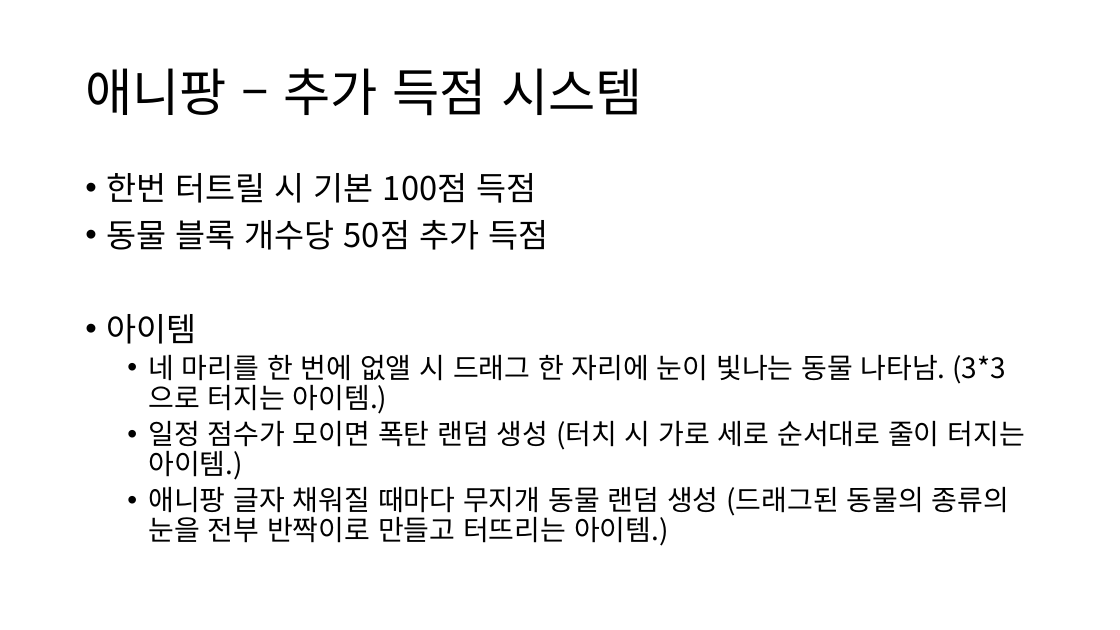
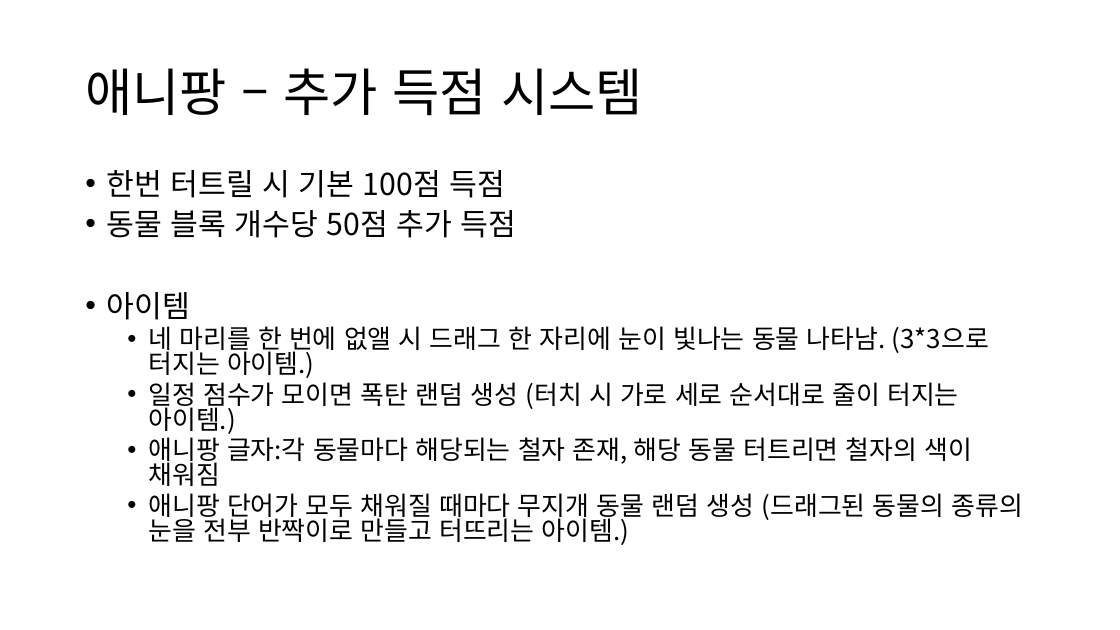
Before and after one commit to Jun1188/WinAPI_Game_20250714, a slide deck: slide 7 of 애니팡 모작 (1).pptx. Drawn at 1120x630 pixels with LibreOffice and Linux fonts; fonts in the diff are those of the drawing. Boxes give left, top, right and bottom in pixels: in the first picture for what was removed or moved away, otherwise in the second. Text is boxed around its words. In the diff, an @@ line names an element or a change of style, - is before the commit and + after.

```diff
--- a/애니팡 모작 (1).pptx
+++ b/애니팡 모작 (1).pptx
@@ text at [106, 170, 989, 434]: size 28 to 25.9 pt in "한번 터트릴 시 기본 100점 득점", "동물 블록 개수당 50점 추가 득점", "아이템"; size 24 to 22.2 pt in "네 마리를 한 번에 없앨 시 드래그 ...", "일정 점수가 모이면 폭탄 랜덤 생성 (터치 ..."; line spacing 0.9 to 0.8 @@
@@ text at [148, 433, 1023, 545]: text changed; size 24 to 22.2 pt @@
-  • 애니팡 글자 채워질 때마다 무지개 동물 랜덤 생성 (드래그된 동물의 종류의 눈을 전부 반짝이로 만들고 터뜨리는 아이템.)
+  • 애니팡 글자:각 동물마다 해당되는 철자 존재, 해당 동물 터트리면 철자의 색이 채워짐
+  • 애니팡 단어가 모두 채워질 때마다 무지개 동물 랜덤 생성 (드래그된 동물의 종류의 눈을 전부 반짝이로 만들고 터뜨리는 아이템.)
```
Also in this commit, not shown: 2 other slides changed, 12 other files.
